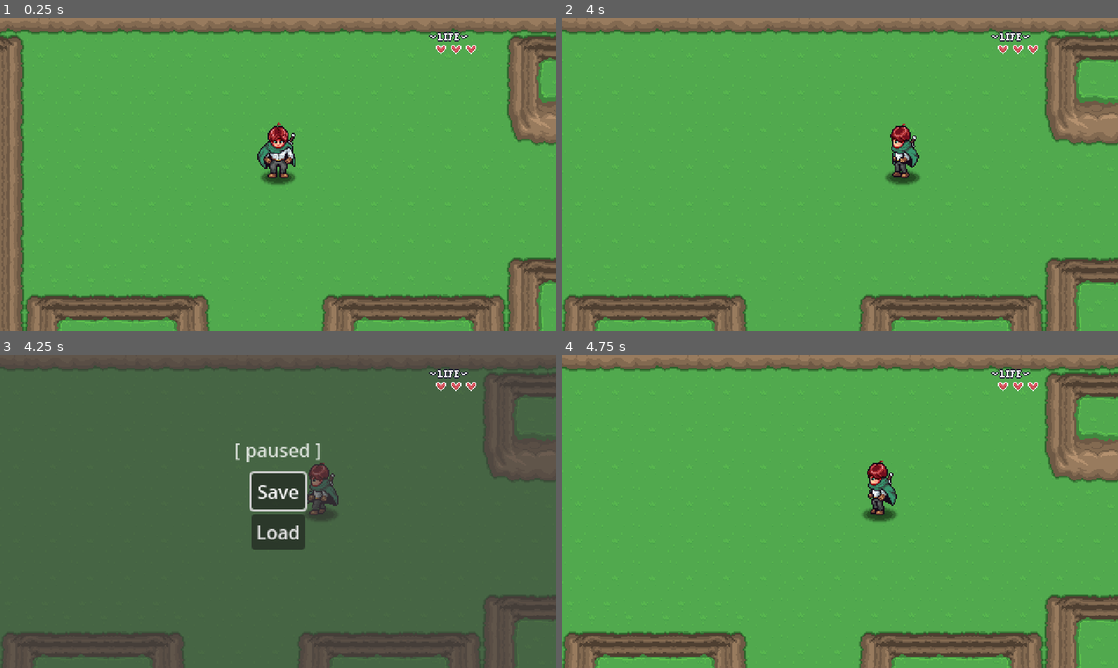
Above: before the commit, frames 1-4 (two rows, left to right).
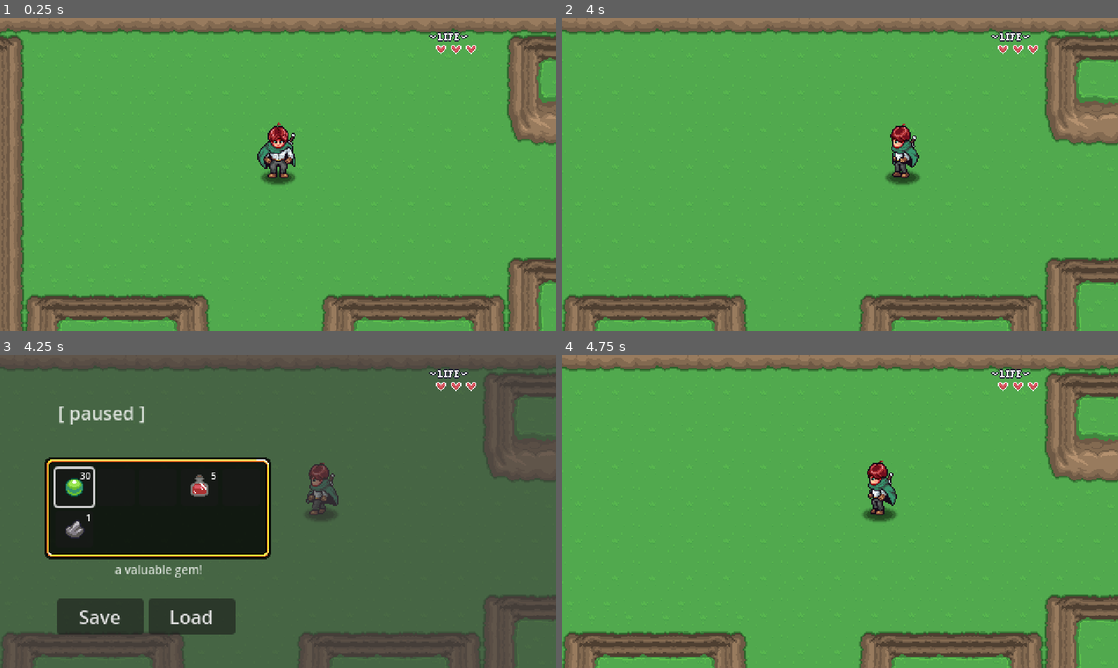
Above: after the commit, the same moments.

Repository: MansonPlus/AARPG
Game: Godot game, scene res://Levels/Area01/01.tscn
Two runs of this game, one before a commit and one after it. Both use one fixed random seed, a clock stepped at 60 frames per second and the inputs below.
Inputs:
- Up to frame 1 (0.25 s): no input
- Up to frame 2 (4 s): tap Enter at 0.5 s; hold Right (right) 0.53-1.28 s; hold Z (attack) 0.53-1.28 s; hold Down (down) 1.28-2.03 s; tap Z (attack) at 1.35, 2.85 s; hold Right (right) 2.03-2.78 s; hold Z (attack) 2.03-2.78 s; hold Up (up) 2.78-3.53 s; hold Left (left) from 3.53 s (still down); hold Z (attack) from 3.53 s (still down)
- Up to frame 3 (4.25 s): keep holding Left (left); keep holding Z (attack); tap Escape (pause) at 4.15 s
- Up to frame 4 (4.75 s): release Left (left) at 4.25 s; release Z (attack) at 4.25 s; click "Save" at 4.25 s

Frames 1-2 are identical in both runs. In frame 3, 19% of the frame differs, in the area x 8-58%, y 16-90%; in frame 4, nothing differs.

Commit message:
Added basic inventory

Diff:
--- /dev/null
+++ b/GUI/pause_menu/inventory/inventory_slot.tscn
@@ -0,0 +1,29 @@
+[gd_scene load_steps=4 format=3 uid="uid://byoir7rrsuc3u"]
+
+[ext_resource type="Script" path="res://GUI/pause_menu/inventory/scripts/inventory_slot_ui.gd" id="1_6ckwi"]
+[ext_resource type="Texture2D" uid="uid://ct5oxdwak01a6" path="res://Items/sprites/items.png" id="1_dcays"]
+
+[sub_resource type="AtlasTexture" id="AtlasTexture_bkjh1"]
+atlas = ExtResource("1_dcays")
+region = Rect2(0, 0, 32, 32)
+
+[node name="InventorySlot" type="Button"]
+custom_minimum_size = Vector2(32, 32)
+offset_right = 32.0
+offset_bottom = 32.0
+script = ExtResource("1_6ckwi")
+
+[node name="TextureRect" type="TextureRect" parent="."]
+layout_mode = 0
+offset_right = 32.0
+offset_bottom = 32.0
+texture = SubResource("AtlasTexture_bkjh1")
+stretch_mode = 3
+
+[node name="Label" type="Label" parent="."]
+layout_mode = 0
+offset_right = 31.0
+offset_bottom = 23.0
+theme_override_font_sizes/font_size = 8
+text = "99"
+horizontal_alignment = 2
--- /dev/null
+++ b/GUI/pause_menu/inventory/player_inventory.tres
@@ -0,0 +1,26 @@
+[gd_resource type="Resource" script_class="InventoryData" load_steps=9 format=3 uid="uid://bmrprg45sfm8w"]
+
+[ext_resource type="Script" path="res://GUI/pause_menu/inventory/scripts/inventory_data.gd" id="1_00jwj"]
+[ext_resource type="Script" path="res://GUI/pause_menu/inventory/scripts/slot_data.gd" id="2_ylsbb"]
+[ext_resource type="Resource" uid="uid://ct0xavw7vvex2" path="res://Items/gem.tres" id="3_jdgmt"]
+[ext_resource type="Resource" uid="uid://27a155muoibi" path="res://Items/potion.tres" id="4_mnfkc"]
+[ext_resource type="Resource" uid="uid://dxxvenmx20qbq" path="res://Items/stone.tres" id="5_psmpl"]
+
+[sub_resource type="Resource" id="Resource_7ar4d"]
+script = ExtResource("2_ylsbb")
+item_data = ExtResource("3_jdgmt")
+quantity = 30
+
+[sub_resource type="Resource" id="Resource_k7jsn"]
+script = ExtResource("2_ylsbb")
+item_data = ExtResource("4_mnfkc")
+quantity = 5
+
+[sub_resource type="Resource" id="Resource_xqjgk"]
+script = ExtResource("2_ylsbb")
+item_data = ExtResource("5_psmpl")
+quantity = 1
+
+[resource]
+script = ExtResource("1_00jwj")
+slots = Array[ExtResource("2_ylsbb")]([SubResource("Resource_7ar4d"), null, null, SubResource("Resource_k7jsn"), null, SubResource("Resource_xqjgk")])
--- /dev/null
+++ b/GUI/pause_menu/inventory/scripts/inventory_data.gd
@@ -0,0 +1,6 @@
+class_name InventoryData extends Resource
+
+@export var slots: Array[SlotData]
+
+func add_item() -> void:
+	pass
--- /dev/null
+++ b/GUI/pause_menu/inventory/scripts/inventory_slot_ui.gd
@@ -0,0 +1,28 @@
+class_name InventorySlotUI extends Button
+
+var slot_data: SlotData: set = set_slot_data
+
+@onready var texture_rect = $TextureRect
+@onready var label = $Label
+
+func _ready():
+	texture_rect.texture = null
+	label.text = ""
+	focus_entered.connect(item_focused)
+	focus_exited.connect(item_unfocused)
+
+func set_slot_data(value: SlotData):
+	slot_data = value
+	if slot_data == null:
+		return
+	texture_rect.texture = slot_data.item_data.texture
+	label.text = str(slot_data.quantity)
+
+func item_focused():
+	if slot_data != null:
+		if slot_data.item_data != null:
+			PauseMenu.update_item_description(slot_data.item_data.description)
+
+func item_unfocused():
+	PauseMenu.update_item_description("")
+	pass
--- /dev/null
+++ b/GUI/pause_menu/inventory/scripts/inventory_ui.gd
@@ -0,0 +1,23 @@
+class_name InventoryUI extends Control
+
+const INVENTORY_SLOT = preload("res://GUI/pause_menu/inventory/inventory_slot.tscn")
+
+@export var data: InventoryData
+
+func _ready() -> void:
+	PauseMenu.shown.connect(update_inventory)
+	PauseMenu.hidden.connect(clear_inventory)
+	clear_inventory()
+	pass
+
+func clear_inventory() -> void:
+	for c in get_children():
+		c.queue_free()
+
+func update_inventory() -> void:
+	for s in data.slots:
+		var new_slot = INVENTORY_SLOT.instantiate()
+		add_child(new_slot)
+		new_slot.slot_data = s
+
+	get_child(0).grab_focus()
--- /dev/null
+++ b/GUI/pause_menu/inventory/scripts/slot_data.gd
@@ -0,0 +1,4 @@
+class_name SlotData extends Resource
+
+@export var item_data: ItemData
+@export var quantity: int = 0
--- a/GUI/pause_menu/pause_menu.gd
+++ b/GUI/pause_menu/pause_menu.gd
@@ -1,7 +1,11 @@
 extends CanvasLayer
 
-@onready var button_save = $VBoxContainer/Button_Save
-@onready var button_load = $VBoxContainer/Button_Load
+signal shown
+signal hidden
+
+@onready var button_save = $Control/HBoxContainer/Button_Save
+@onready var button_load = $Control/HBoxContainer/Button_Load
+@onready var item_description = $Control/ItemDescription
 
 var is_paused: bool = false
 
@@ -22,12 +26,13 @@
 	get_tree().paused = true
 	visible = true
 	is_paused = true
-	button_save.grab_focus()
+	shown.emit()
 
 func hide_pause_menu() -> void:
 	get_tree().paused = false
 	visible = false
 	is_paused = false
+	hidden.emit()
 
 func _on_save_pressed() -> void:
 	if is_paused == false:
@@ -41,3 +46,6 @@
 	SaveManager.load_game()
 	await LevelManager.level_load_started
 	hide_pause_menu()
+
+func update_item_description(new_text: String):
+	item_description.text = new_text
--- a/GUI/pause_menu/pause_menu.tscn
+++ b/GUI/pause_menu/pause_menu.tscn
@@ -1,12 +1,40 @@
-[gd_scene load_steps=2 format=3 uid="uid://duxbj0ik4xerq"]
+[gd_scene load_steps=8 format=3 uid="uid://duxbj0ik4xerq"]
 
 [ext_resource type="Script" path="res://GUI/pause_menu/pause_menu.gd" id="1_oawnk"]
+[ext_resource type="Texture2D" uid="uid://ct5oxdwak01a6" path="res://Items/sprites/items.png" id="2_uda5m"]
+[ext_resource type="PackedScene" uid="uid://byoir7rrsuc3u" path="res://GUI/pause_menu/inventory/inventory_slot.tscn" id="3_0sohj"]
+[ext_resource type="Script" path="res://GUI/pause_menu/inventory/scripts/inventory_ui.gd" id="3_r4c3p"]
+[ext_resource type="Resource" uid="uid://bmrprg45sfm8w" path="res://GUI/pause_menu/inventory/player_inventory.tres" id="4_2bw5i"]
+
+[sub_resource type="AtlasTexture" id="AtlasTexture_ck7jt"]
+atlas = ExtResource("2_uda5m")
+region = Rect2(96, 0, 32, 32)
+
+[sub_resource type="StyleBoxTexture" id="StyleBoxTexture_sp8gg"]
+content_margin_left = 10.0
+content_margin_top = 10.0
+content_margin_right = 10.0
+content_margin_bottom = 10.0
+texture = SubResource("AtlasTexture_ck7jt")
+texture_margin_left = 14.0
+texture_margin_top = 14.0
+texture_margin_right = 14.0
+texture_margin_bottom = 14.0
 
 [node name="PauseMenu" type="CanvasLayer"]
 process_mode = 3
 script = ExtResource("1_oawnk")
 
-[node name="ColorRect" type="ColorRect" parent="."]
+[node name="Control" type="Control" parent="."]
+layout_mode = 3
+anchors_preset = 15
+anchor_right = 1.0
+anchor_bottom = 1.0
+grow_horizontal = 2
+grow_vertical = 2
+
+[node name="ColorRect" type="ColorRect" parent="Control"]
+layout_mode = 1
 anchors_preset = 15
 anchor_right = 1.0
 anchor_bottom = 1.0
@@ -14,38 +42,93 @@
 grow_vertical = 2
 color = Color(0.25098, 0.243137, 0.243137, 0.631373)
 
-[node name="VBoxContainer" type="VBoxContainer" parent="."]
+[node name="Label" type="Label" parent="Control"]
+modulate = Color(1, 1, 1, 0.796078)
+layout_mode = 1
 anchors_preset = 8
 anchor_left = 0.5
 anchor_top = 0.5
 anchor_right = 0.5
 anchor_bottom = 0.5
-offset_left = -23.0
-offset_top = -33.0
-offset_right = 23.0
-offset_bottom = 33.0
+offset_left = -190.0
+offset_top = -97.0
+offset_right = -114.0
+offset_bottom = -74.0
 grow_horizontal = 2
 grow_vertical = 2
+text = "[ paused ]"
 
-[node name="Button_Save" type="Button" parent="VBoxContainer"]
-layout_mode = 2
-text = "Save"
-
-[node name="Button_Load" type="Button" parent="VBoxContainer"]
-layout_mode = 2
-text = "Load"
-
-[node name="Label" type="Label" parent="."]
+[node name="ItemDescription" type="Label" parent="Control"]
 modulate = Color(1, 1, 1, 0.796078)
+layout_mode = 1
 anchors_preset = 8
 anchor_left = 0.5
 anchor_top = 0.5
 anchor_right = 0.5
 anchor_bottom = 0.5
-offset_left = -38.0
-offset_top = -65.0
-offset_right = 38.0
-offset_bottom = -42.0
+offset_left = -195.0
+offset_top = 43.0
+offset_right = -10.0
+offset_bottom = 70.0
 grow_horizontal = 2
 grow_vertical = 2
-text = "[ paused ]"
+theme_override_font_sizes/font_size = 10
+text = "This red drink restores your health!"
+horizontal_alignment = 1
+autowrap_mode = 2
+
+[node name="PanelContainer" type="PanelContainer" parent="Control"]
+layout_mode = 0
+offset_left = 38.0
+offset_top = 88.0
+offset_right = 234.0
+offset_bottom = 176.0
+theme_override_styles/panel = SubResource("StyleBoxTexture_sp8gg")
+
+[node name="GridContainer" type="GridContainer" parent="Control/PanelContainer"]
+layout_mode = 2
+columns = 5
+script = ExtResource("3_r4c3p")
+data = ExtResource("4_2bw5i")
+
+[node name="InventorySlot" parent="Control/PanelContainer/GridContainer" instance=ExtResource("3_0sohj")]
+layout_mode = 2
+
+[node name="InventorySlot2" parent="Control/PanelContainer/GridContainer" instance=ExtResource("3_0sohj")]
+layout_mode = 2
+
+[node name="InventorySlot3" parent="Control/PanelContainer/GridContainer" instance=ExtResource("3_0sohj")]
+layout_mode = 2
+
+[node name="InventorySlot4" parent="Control/PanelContainer/GridContainer" instance=ExtResource("3_0sohj")]
+layout_mode = 2
+
+[node name="InventorySlot5" parent="Control/PanelContainer/GridContainer" instance=ExtResource("3_0sohj")]
+layout_mode = 2
+
+[node name="InventorySlot6" parent="Control/PanelContainer/GridContainer" instance=ExtResource("3_0sohj")]
+layout_mode = 2
+
+[node name="HBoxContainer" type="HBoxContainer" parent="Control"]
+layout_mode = 1
+anchors_preset = 8
+anchor_left = 0.5
+anchor_top = 0.5
+anchor_right = 0.5
+anchor_bottom = 0.5
+offset_left = -191.0
+offset_top = 75.0
+offset_right = -37.0
+offset_bottom = 106.0
+grow_horizontal = 2
+grow_vertical = 2
+
+[node name="Button_Save" type="Button" parent="Control/HBoxContainer"]
+custom_minimum_size = Vector2(75, 0)
+layout_mode = 2
+text = "Save"
+
+[node name="Button_Load" type="Button" parent="Control/HBoxContainer"]
+custom_minimum_size = Vector2(75, 0)
+layout_mode = 2
+text = "Load"
--- /dev/null
+++ b/Items/gem.tres
@@ -0,0 +1,14 @@
+[gd_resource type="Resource" script_class="ItemData" load_steps=4 format=3 uid="uid://ct0xavw7vvex2"]
+
+[ext_resource type="Script" path="res://Items/scripts/item_data.gd" id="1_2kx8n"]
+[ext_resource type="Texture2D" uid="uid://ct5oxdwak01a6" path="res://Items/sprites/items.png" id="2_b8us6"]
+
+[sub_resource type="AtlasTexture" id="AtlasTexture_10s7n"]
+atlas = ExtResource("2_b8us6")
+region = Rect2(0, 0, 32, 32)
+
+[resource]
+script = ExtResource("1_2kx8n")
+name = "Gem"
+description = "a valuable gem!"
+texture = SubResource("AtlasTexture_10s7n")
--- /dev/null
+++ b/Items/potion.tres
@@ -0,0 +1,14 @@
+[gd_resource type="Resource" script_class="ItemData" load_steps=4 format=3 uid="uid://27a155muoibi"]
+
+[ext_resource type="Script" path="res://Items/scripts/item_data.gd" id="1_cp3wy"]
+[ext_resource type="Texture2D" uid="uid://ct5oxdwak01a6" path="res://Items/sprites/items.png" id="2_gflg4"]
+
+[sub_resource type="AtlasTexture" id="AtlasTexture_4emle"]
+atlas = ExtResource("2_gflg4")
+region = Rect2(32, 0, 32, 32)
+
+[resource]
+script = ExtResource("1_cp3wy")
+name = "Potion"
+description = "This red dring restores your health!"
+texture = SubResource("AtlasTexture_4emle")
--- /dev/null
+++ b/Items/scripts/item_data.gd
@@ -0,0 +1,5 @@
+class_name ItemData extends Resource
+
+@export var name: String = ""
+@export_multiline var description: String = ""
+@export var texture: Texture2D
--- /dev/null
+++ b/Items/stone.tres
@@ -0,0 +1,14 @@
+[gd_resource type="Resource" script_class="ItemData" load_steps=4 format=3 uid="uid://dxxvenmx20qbq"]
+
+[ext_resource type="Script" path="res://Items/scripts/item_data.gd" id="1_qahva"]
+[ext_resource type="Texture2D" uid="uid://ct5oxdwak01a6" path="res://Items/sprites/items.png" id="2_mjvn4"]
+
+[sub_resource type="AtlasTexture" id="AtlasTexture_5srbu"]
+atlas = ExtResource("2_mjvn4")
+region = Rect2(64, 0, 32, 32)
+
+[resource]
+script = ExtResource("1_qahva")
+name = "Stone"
+description = "Who doesn't love collecting rocks?"
+texture = SubResource("AtlasTexture_5srbu")
Binary file added: Items/sprites/items.png
Not shown, added: Items/sprites/items.png.import
